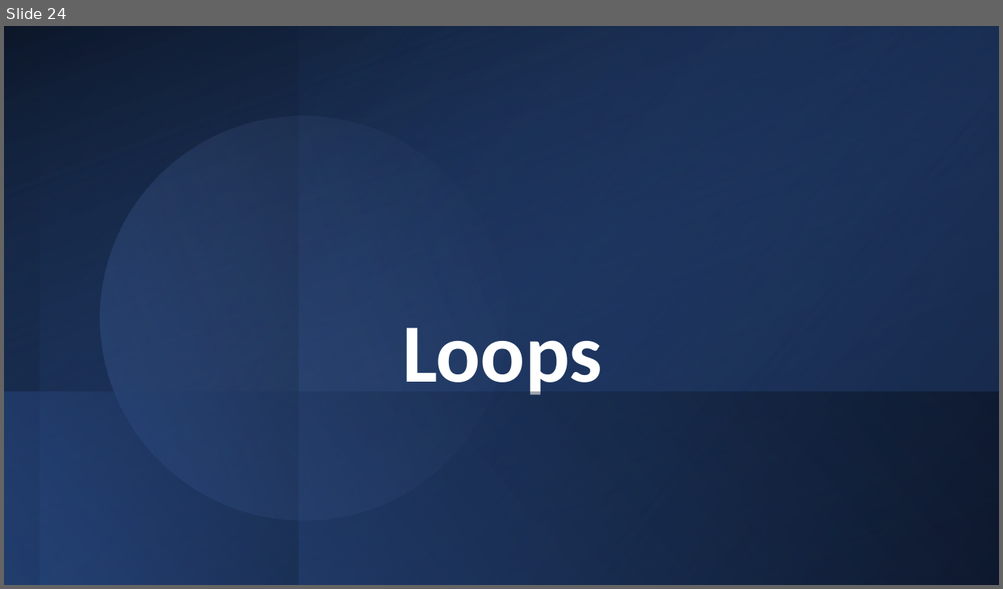
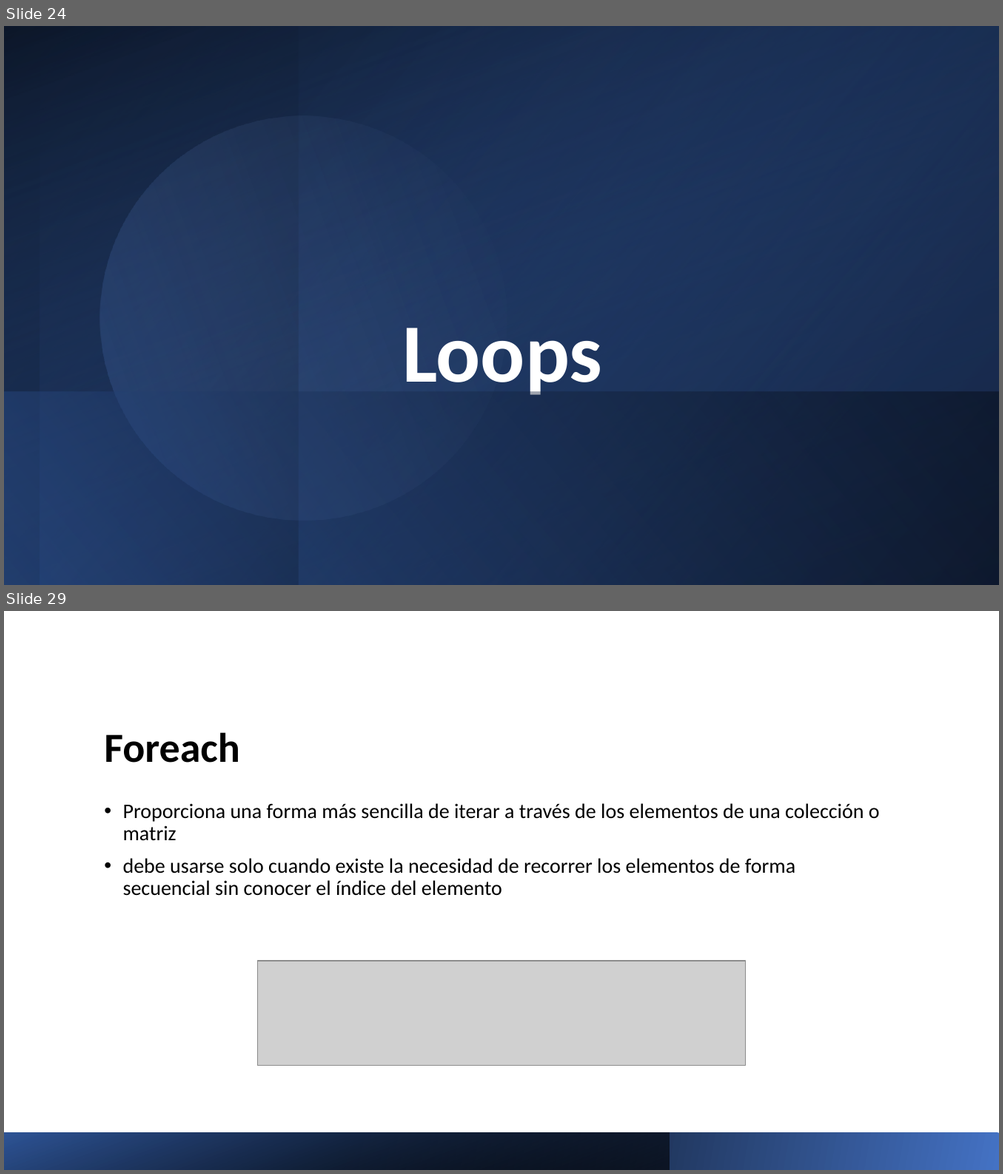
Before and after one commit to Charris1904/automation-qa-sessions, a slide deck: files/1. Java.pptx. Shown one above the other, each under a label of ours: slide 24 before the commit, slides 24 and 29 after it; the slides between them are not shown. The pictures are 1003x589 and 1003x1174 pixels, drawn with LibreOffice and Linux fonts; fonts in the diff are those of the drawing; grey boxes stand for pictures. Boxes give left, top, right and bottom in pixels: in the first picture for what was removed or moved away, otherwise in the second. Text is boxed around its words. In the diff, an @@ line names an element or a change of style, - is before the commit and + after.

```diff
--- a/files/1. Java.pptx
+++ b/files/1. Java.pptx
@@ slide 29 added at (4,611,999,1170), background #FFFFFF @@
@@ title added at (104,732,239,763), 40 pt, text #000000, bold @@
+Foreach
@@ text added at (123,803,879,896), 20 pt, text #000000 @@
+• Proporciona una forma más sencilla de iterar a través de los elementos de una colección o matriz
+• debe usarse solo cuando existe la necesidad de recorrer los elementos de forma secuencial sin conocer el índice del elemento
@@ picture added at (257,961,745,1065) @@
@@ rectangle added at (4,1133,999,1170), fill gradient #4472C4 to #000000 @@
@@ rectangle added at (4,1133,669,1170), fill gradient #000000 to #2F5597 @@
```
Also in this commit, not shown: 5 other slides added, 4 other files.
